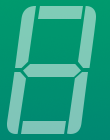
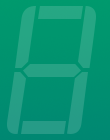
Layered file, before and after one edit (110×140). Changes by layer:
"Segments white": opacity 50% → 15% over (7, 6, 96, 134)
